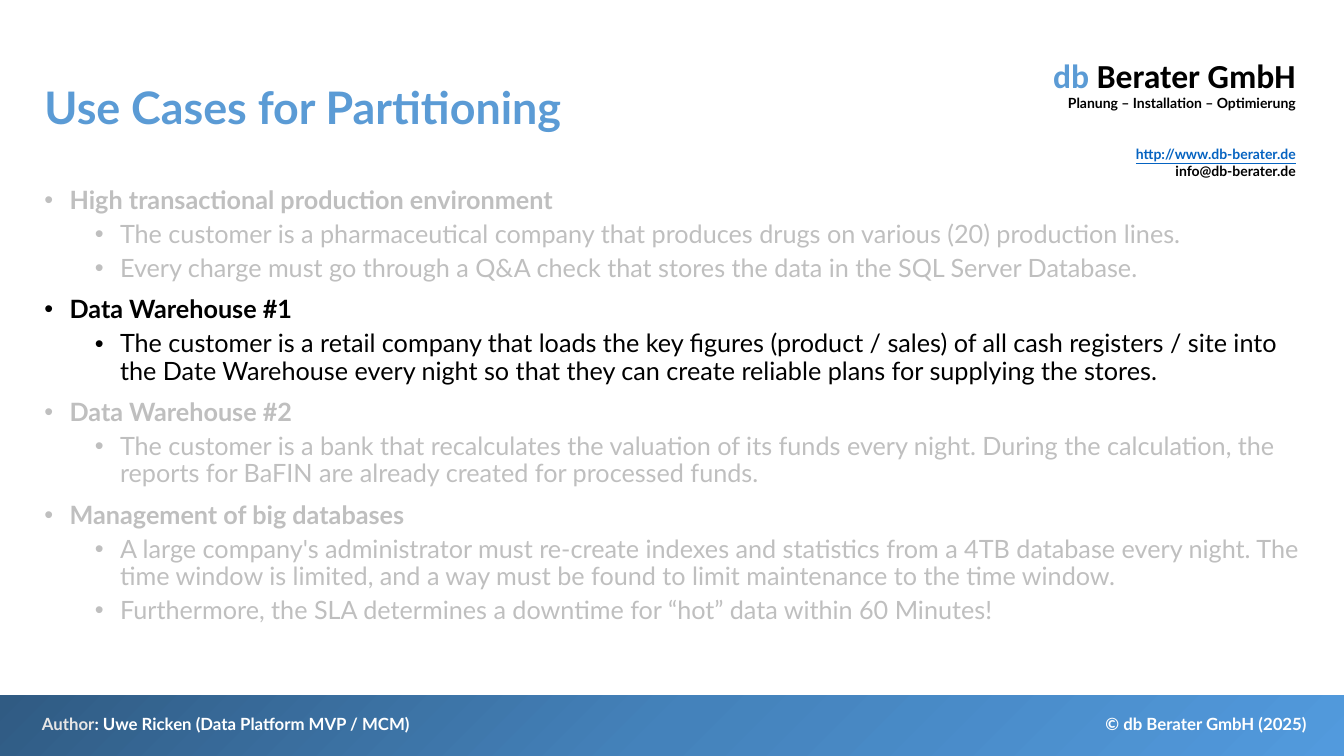
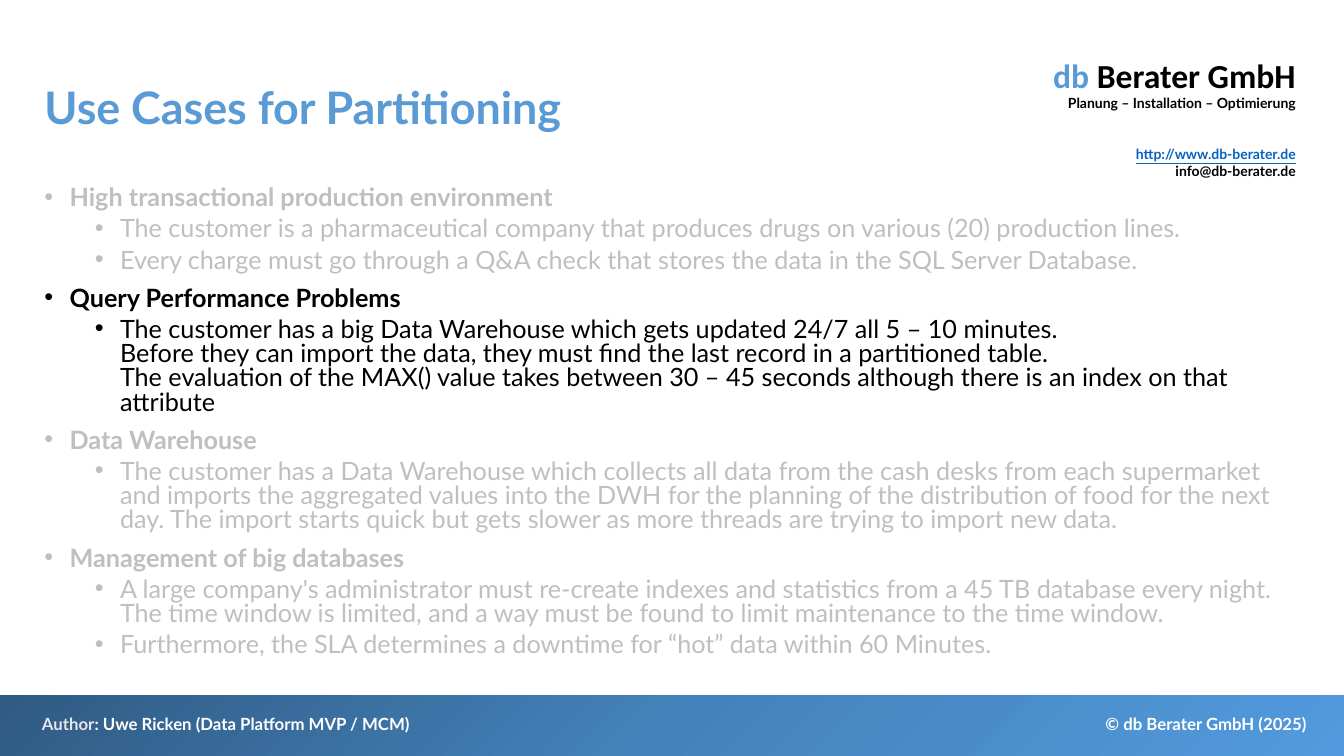
Before and after one commit to db-berater/SQL-Server-Partitioning-for-Data-Management, a slide deck: slide 11 of 01 - Documents and Preparation/SQL Server Partitioning - Speed up your workload.pptx. Drawn at 1344x756 pixels with LibreOffice and Linux fonts; fonts in the diff are those of the drawing. Boxes give left, top, right and bottom in pixels: in the first picture for what was removed or moved away, otherwise in the second. Text is boxed around its words. In the diff, an @@ line names an element or a change of style, - is before the commit and + after.

```diff
--- a/01 - Documents and Preparation/SQL Server Partitioning - Speed up your workload.pptx
+++ b/01 - Documents and Preparation/SQL Server Partitioning - Speed up your workload.pptx
@@ text at [70,187,1180,571]: line spacing 0.9 to 0.8 @@
@@ text at [70,288,1270,532]: text changed; text colour #000000 to #BFBFBF @@
-• Data Warehouse #1
-  • The customer is a retail company that loads the key figures (product / sales) of all cash registers / site into the Date Warehouse every night so that they can create reliable plans for supplying the stores.
-• Data Warehouse #2
-  • The customer is a bank that recalculates the valuation of its funds every night. During the calculation, the reports for BaFIN are already created for processed funds.
+• Query Performance Problems
+  • The customer has a big Data Warehouse which gets updated 24/7 all 5 – 10 minutes.
+    Before they can import the data, they must find the last record in a partitioned table.
+    The evaluation of the MAX() value takes between 30 – 45 seconds although there is an index on that attribute
+• Data Warehouse
+  • The customer has a Data Warehouse which collects all data from the cash desks from each supermarket and imports the aggregated values into the DWH for the planning of the distribution of food for the next day. The import starts quick but gets slower as more threads are trying to import new data.
@@ text at [120,580,1271,656]: text changed @@
-  • A large company's administrator must re-create indexes and statistics from a 4TB database every night. The time window is limited, and a way must be found to limit maintenance to the time window.
-  • Furthermore, the SLA determines a downtime for “hot” data within 60 Minutes!
+  • A large company's administrator must re-create indexes and statistics from a 45 TB database every night. The time window is limited, and a way must be found to limit maintenance to the time window.
+  • Furthermore, the SLA determines a downtime for “hot” data within 60 Minutes.
```
Also in this commit, not shown: 13 other slides changed, 1 slide added, 1 slide removed, 13 other files.
